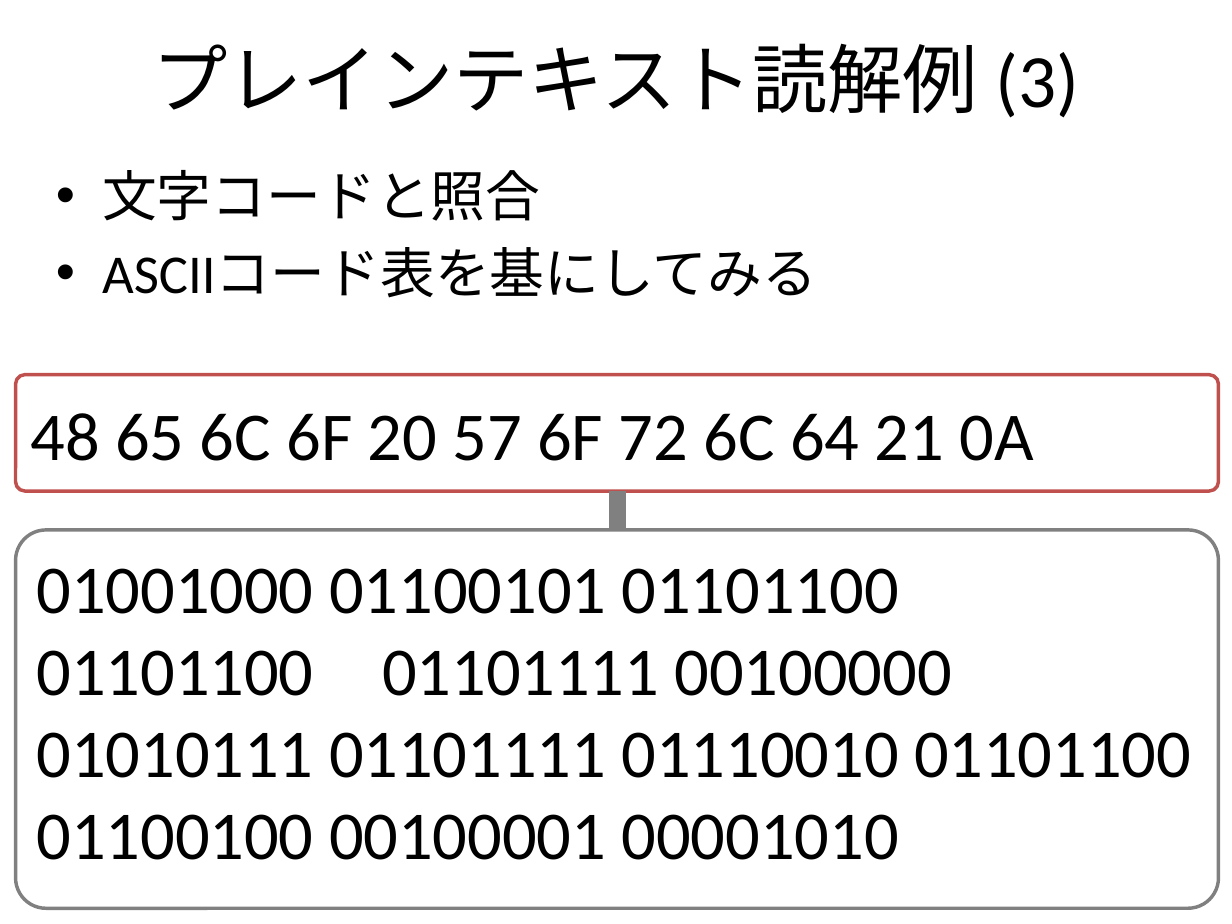
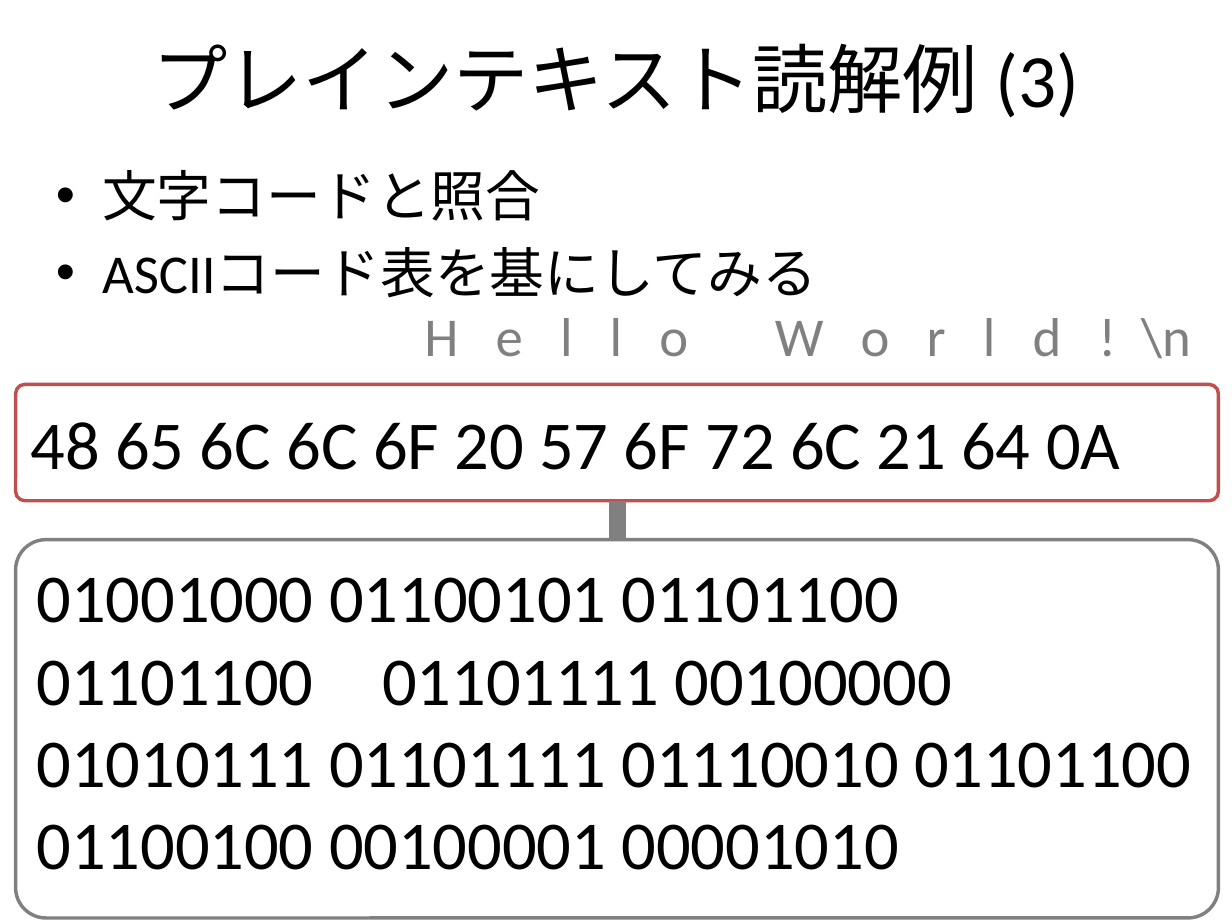
Before and after one commit to masao/public_html, a slide deck: slide 17 of lecture/2013/digital-document/20130530-Digital-Document-7.pptx. Drawn at 1232x924 pixels with LibreOffice and Linux fonts; fonts in the diff are those of the drawing. Boxes give left, top, right and bottom in pixels: in the first picture for what was removed or moved away, otherwise in the second. Text is boxed around its words. In the diff, an @@ line names an element or a change of style, - is before the commit and + after.

```diff
--- a/lecture/2013/digital-document/20130530-Digital-Document-7.pptx
+++ b/lecture/2013/digital-document/20130530-Digital-Document-7.pptx
@@ text added at (424, 318, 1191, 359), 32 pt, text #808080 @@
+H e l l o W o r l d ! \n
@@ text in rounded rectangle at (30, 422, 1120, 470): text changed @@
-48 65 6C 6F 20 57 6F 72 6C 64 21 0A
+48 65 6C 6C 6F 20 57 6F 72 6C 21 64 0A
@@ 2 rounded rectangles, 1 line: place and size @@
-2 rounded rectangles, 1 line at (16, 375, 1218, 908)
+2 rounded rectangles, 1 line at (16, 384, 1218, 918)
```
Also in this commit, not shown: 1 other file.
